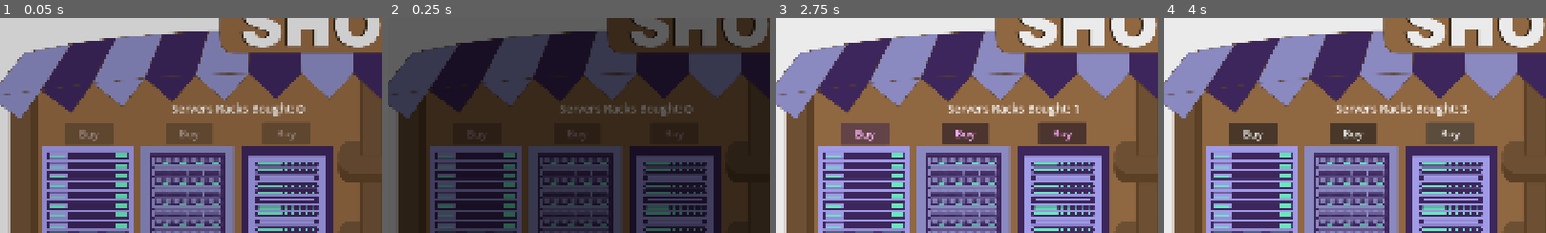
Above: before the commit, frames 1-4 (left to right).
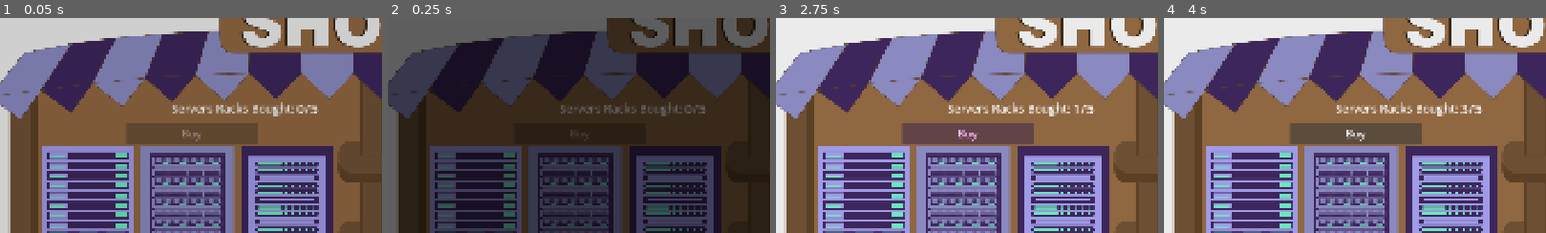
Above: after the commit, the same moments.

Repository: krishna3960/EducationTechnology
Game: Godot game, scene res://Scenes/Shop.tscn
The game is run twice, just before and just after one commit, with the same random seed, the same clock (stepped at 60 frames per second) and the same inputs. This scene is started directly instead of the project's main scene. The engine's default icon, where the game draws it, is replaced by a stand-in: a white triangle on a blue panel in a dark square.
Inputs (mouse positions are % of the whole screen's width and height, from its top left):
- Up to frame 1 (0.05 s): no input
- Up to frame 2 (0.25 s): no input
- Up to frame 3 (2.75 s): tap Enter (ui_accept) at 0.5, 0.77 s; move the mouse to (72, 45) at 0.52 s; hold D (move_right) 0.53-1.25 s; click (72, 45) at 0.67 s; click "Start Shopping ->" at 1.25 s; click "Buy" at 2 s
- Up to frame 4 (4 s): click "Buy" at 2.75 s; click "Buy" at 3.5 s
The pictures show only the part of the screen within x 6-56%, y 8-58%; the shares and areas given below are measured in that part.

The runs differ from the first frame. In frame 1, 4.8% of the frame differs, in the area x 17-84%, y 40-59%; in frame 2, 0.2%; in frame 3, 5.8%; in frame 4, 5.1%.

Commit message:
fixed some spelling mistakes, and changed the buy button in the shop scene

Diff:
--- a/educational-game/Scenes/Shop.tscn
+++ b/educational-game/Scenes/Shop.tscn
@@ -24,25 +24,9 @@
 [node name="BuyServerButtons" type="Node" parent="." unique_id=1191250001]
 
 [node name="Button" type="Button" parent="BuyServerButtons" unique_id=1155225072]
-offset_left = 280.0
-offset_top = 350.0
-offset_right = 401.0
-offset_bottom = 405.0
-theme_override_font_sizes/font_size = 27
-text = "Buy"
-
-[node name="Button2" type="Button" parent="BuyServerButtons" unique_id=916125230]
-offset_left = 534.0
+offset_left = 434.0
 offset_top = 349.0
-offset_right = 652.0
-offset_bottom = 404.0
-theme_override_font_sizes/font_size = 27
-text = "Buy"
-
-[node name="Button3" type="Button" parent="BuyServerButtons" unique_id=279691913]
-offset_left = 778.0
-offset_top = 348.0
-offset_right = 896.0
+offset_right = 764.0
 offset_bottom = 404.0
 theme_override_font_sizes/font_size = 27
 text = "Buy"
@@ -168,10 +152,10 @@
 [node name="Counter" type="Label" parent="." unique_id=1947249064]
 offset_left = 863.0
 offset_top = 290.0
-offset_right = 883.0
+offset_right = 940.0
 offset_bottom = 339.0
 theme_override_font_sizes/font_size = 35
-text = "0"
+text = "0/5"
 
 [node name="PriceHike" type="Sprite2D" parent="." unique_id=1810693872]
 position = Vector2(1685, 416)
@@ -194,5 +178,3 @@
 texture = ExtResource("3_lagin")
 
 [connection signal="pressed" from="BuyServerButtons/Button" to="." method="_on_button_pressed"]
-[connection signal="pressed" from="BuyServerButtons/Button2" to="." method="_on_button_2_pressed"]
-[connection signal="pressed" from="BuyServerButtons/Button3" to="." method="_on_button_3_pressed"]
--- a/educational-game/Scripts/energyscene.gd
+++ b/educational-game/Scripts/energyscene.gd
@@ -7,7 +7,7 @@
 
 @export var _PORTRAIT: Texture2D = preload("res://Assets/scene_png/assistant_v1.png")
 @export var _SPEAKER: String = "Prompto"
-@export var _INTRO_TEXT: String = "Ah thats a shame about the students....but your new hardware looks so good! Now we just need to power them up with electrcity. Where do you want to get electricity from?"
+@export var _INTRO_TEXT: String = "Ah thats a shame about the students....but your new hardware looks so good! Now we just need to power them up with electricity. Where do you want to get your electricity from?"
 
 const _ELECTRIC_POLE_TILE: String = "res://Assets/tiles/tile_electric_pole_aiCenter.png"
 
--- a/educational-game/Scripts/shop.gd
+++ b/educational-game/Scripts/shop.gd
@@ -52,7 +52,7 @@
 	_show_intro_dialogue()
 
 func _get_buy_buttons() -> Array:
-	return [$BuyServerButtons/Button, $BuyServerButtons/Button2, $BuyServerButtons/Button3]
+	return [$BuyServerButtons/Button]
 
 func _set_buy_buttons_enabled(enabled: bool) -> void:
 	for btn in _get_buy_buttons():
@@ -106,14 +106,13 @@
 
 func _on_start_pressed() -> void:
 	_set_buy_buttons_enabled(true)
-	pass
 
 func _on_return_pressed() -> void:
 	exit_requested.emit()
 
 
 func update_counter():
-	counter.text = str(servers_bought)
+	counter.text = "%d/5" % servers_bought
 
 func update_all_prices():
 	for i in range(phone_prices.size()):
@@ -137,7 +136,7 @@
 	update_all_prices()
 
 func pulse_buttons():
-	var buttons = [$BuyServerButtons/Button, $BuyServerButtons/Button2, $BuyServerButtons/Button3]
+	var buttons = [$BuyServerButtons/Button]
 	for button in buttons:
 		var tween = create_tween()
 		tween.set_loops()
@@ -160,9 +159,3 @@
 
 func _on_button_pressed():
 	buy_server()
-
-func _on_button_2_pressed():
-	buy_server()
-
-func _on_button_3_pressed():
-	buy_server()
--- a/educational-game/project.godot
+++ b/educational-game/project.godot
@@ -22,7 +22,7 @@
 Dialogue="*res://Scenes/DialogueBox.tscn"
 Newspaper="*res://Scenes/NewspaperOverlay.tscn"
 GameState="*res://Scripts/managers/game_state.gd"
-MusicManager="*uid://dm2o55jmplmst"
+MusicManager="*res://Scripts/musicmanager.gd"
 
 [display]
 
Not shown, changed: website/README.md
